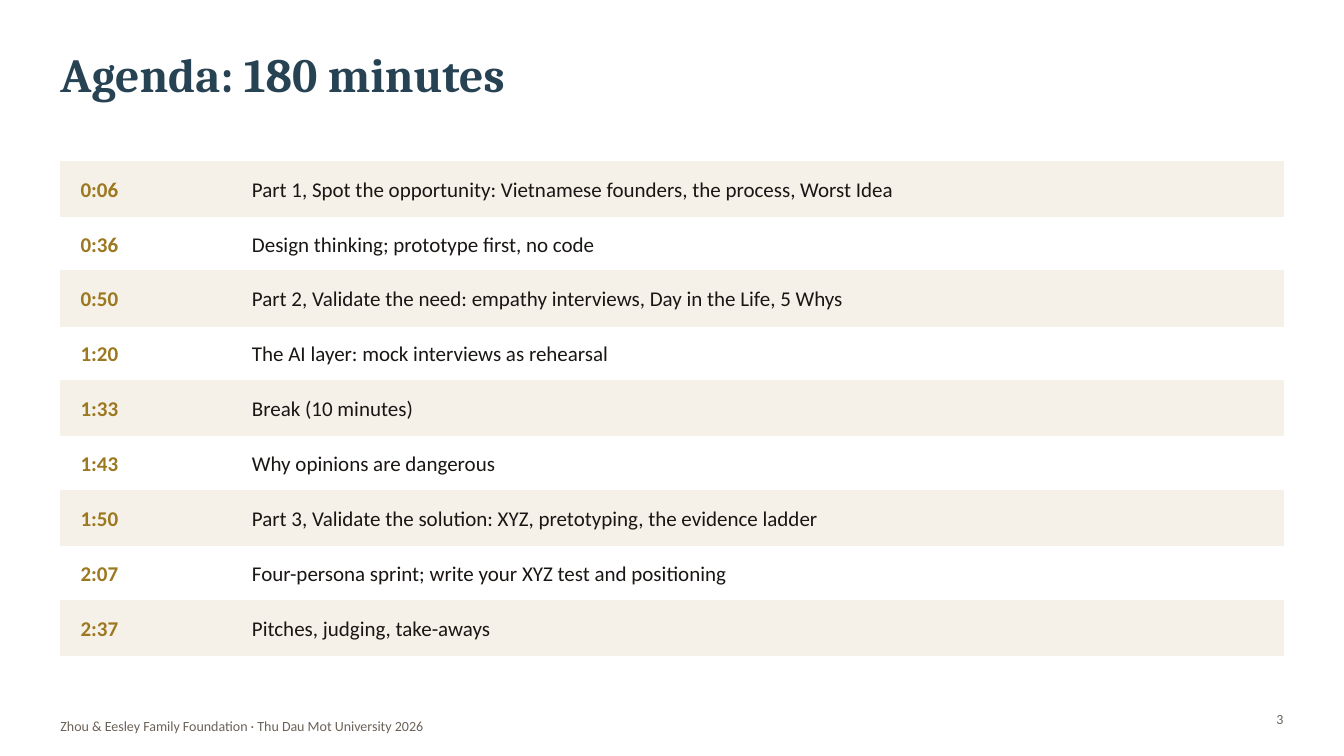
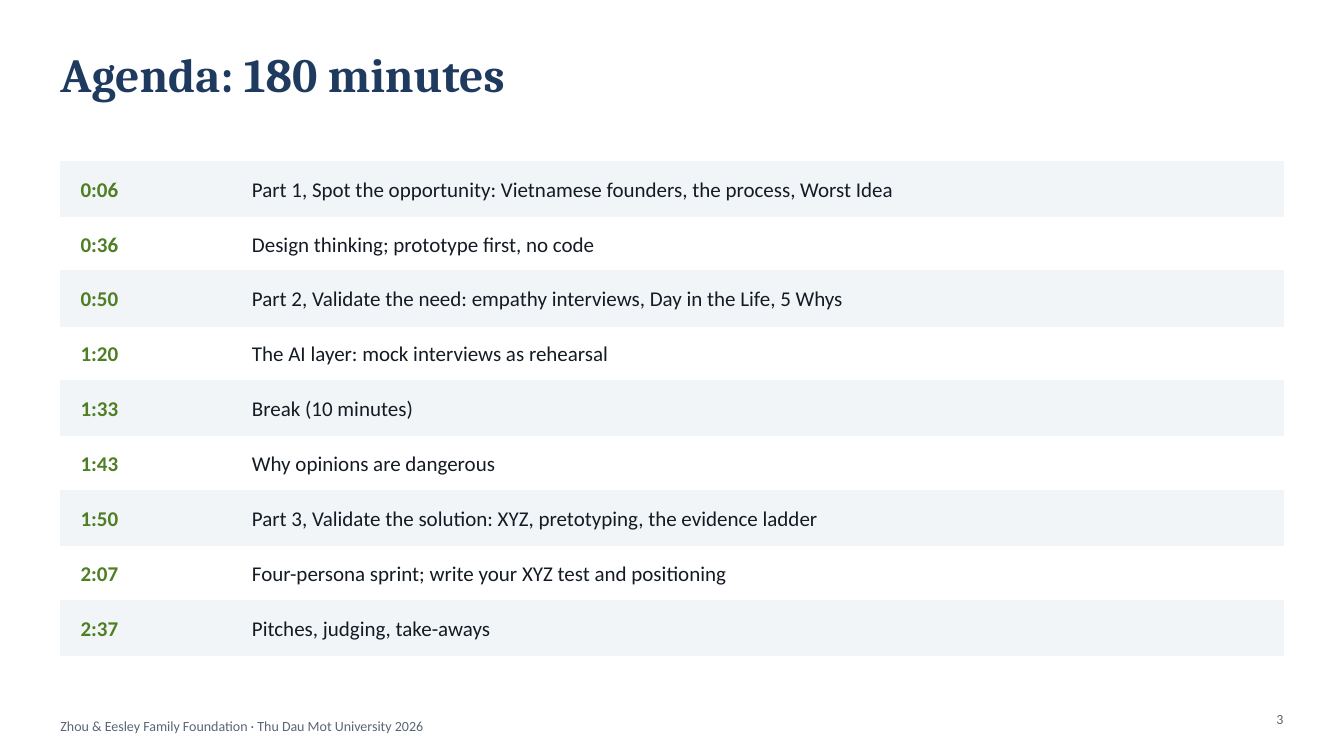
Before and after one commit to nnj24xbfp8-wq/projectkla, a slide deck: slide 3 of decks/Eesley_TDMU_Vietnam_Dec18.pptx. Drawn at 1344x756 pixels with LibreOffice and Linux fonts; fonts in the diff are those of the drawing; background and template pictures are left out. Boxes give left, top, right and bottom in pixels: in the first picture for what was removed or moved away, otherwise in the second. Text is boxed around its words. In the diff, an @@ line names an element or a change of style, - is before the commit and + after.

```diff
--- a/decks/Eesley_TDMU_Vietnam_Dec18.pptx
+++ b/decks/Eesley_TDMU_Vietnam_Dec18.pptx
@@ fill #F5F1E8 to #F2F5F8; outline #F5F1E8 1 pt to #F2F5F8 1 pt in 5 elements at [60, 161, 1284, 216], [60, 271, 1284, 326], [60, 381, 1284, 436], [60, 491, 1284, 545], [60, 601, 1284, 655] @@
@@ text colour #9C7820 to #4F7F24 in 9 elements at [81, 182, 119, 197], [81, 237, 119, 252], [81, 292, 119, 306], [81, 347, 119, 361], [81, 402, 119, 416], [81, 457, 119, 471], [81, 512, 119, 526], [81, 567, 119, 581], [81, 622, 119, 636] @@
@@ text colour #1A1614 to #141B24 in 9 elements at [252, 182, 893, 201], [252, 237, 594, 256], [252, 291, 843, 310], [252, 346, 608, 365], [252, 401, 412, 419], [252, 456, 495, 475], [252, 511, 818, 530], [252, 566, 726, 585], [252, 621, 490, 640] @@
@@ text "Zhou & Eesley Family Foundation ..." at [60, 721, 423, 733]: text colour #6B6358 to #5A6675 @@
@@ page number at [1276, 715, 1283, 724]: text colour #6B6358 to #5A6675 @@
```
Also in this commit, not shown: 35 other slides changed, 6 other files.
